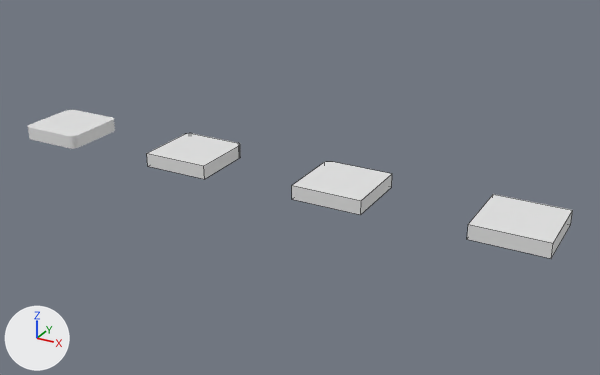
Before and after pictures for a commit that changed the FBX model Assets/Mobile Farmer/Models/Chunk/Chunks.fbx.
Rendered twice from a 50 mm camera at (46.2, -46.2, 21.8) aimed at (22.1, -2.5, 0.0). Every picture has the same lights, and +X, +Y and +Z are marked at lower left. The older version comes first. Mesh edges are drawn as thin lines on the coarser meshes. Where no turn or scale is listed for an object, it has been applied to the vertices.

Names of what the first picture shows: 'Chunk_0R', 'Chunk_1R', 'Chunk_2R', 'Chunk_4R'.
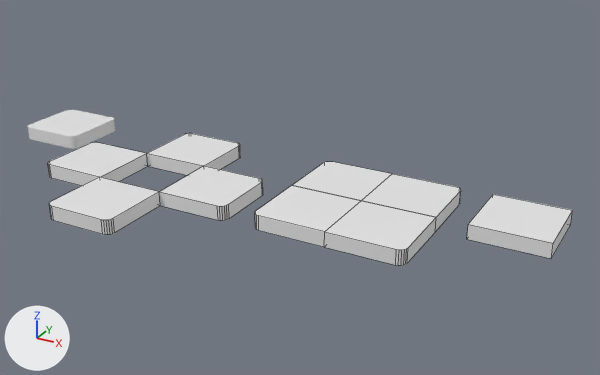
Location of each change, [x1, y1, x2, y2] in pixels of the pictures (600 x 375 px):
'Chunk_TL', added
    after: [324, 201, 436, 266]
'Chunk_T', added
    after: [49, 177, 160, 235]
'Chunk_TR', added
    after: [255, 185, 361, 247]
'Chunk_L', added
    after: [159, 166, 263, 221]
'Chunk_R', added
    after: [48, 142, 148, 186]
'Chunk_BL', added
    after: [361, 174, 461, 232]

The edits, one by one:
Mesh me_cube_017 is new.
It has 28 vertices, 16 faces and spans x -2.5..2.5, y -2.5..2.5, z -1.0..0.0.
Mesh me_cube_019 is new.
It has 18 vertices, 11 faces and spans x -2.5..2.5, y -2.5..2.5, z -1.0..0.0.
Mesh me_cube_016 is new.
It has 28 vertices, 16 faces and spans x -2.5..2.5, y -2.5..2.5, z -1.0..0.0.
Mesh me_cube_020 is new.
It has 18 vertices, 11 faces and spans x -2.5..2.5, y -2.5..2.5, z -1.0..0.0.
Mesh me_cube_018 is new.
It has 28 vertices, 16 faces and spans x -2.5..2.5, y -2.5..2.5, z -1.0..0.0.
Mesh me_cube_007_1 is new.
It has 18 vertices, 11 faces and spans x -2.5..2.5, y -2.5..2.5, z -1.0..0.0.
Object 'Chunk_R' (ob_chunk_r) is new; it shows me_cube_017.
Its location is (7.0, -5.0, 0.0).
Object 'Chunk_TL' (ob_chunk_tl) is new; it shows me_cube_019.
Its location is (29.0, -5.0, 0.0).
Object 'Chunk_L' (ob_chunk_l) is new; it shows me_cube_016.
Its location is (17.0, -5.0, 0.0).
Object 'Chunk_TR' (ob_chunk_tr) is new; it shows me_cube_020.
Its location is (24.0, -5.0, 0.0).
Object 'Chunk_T' (ob_chunk_t) is new; it shows me_cube_018.
Its location is (12.0, -10.0, 0.0).
Object 'Chunk_BL' (ob_chunk_bl) is new; it shows me_cube_007_1.
Its location is (29.0, 0.0, 0.0).
